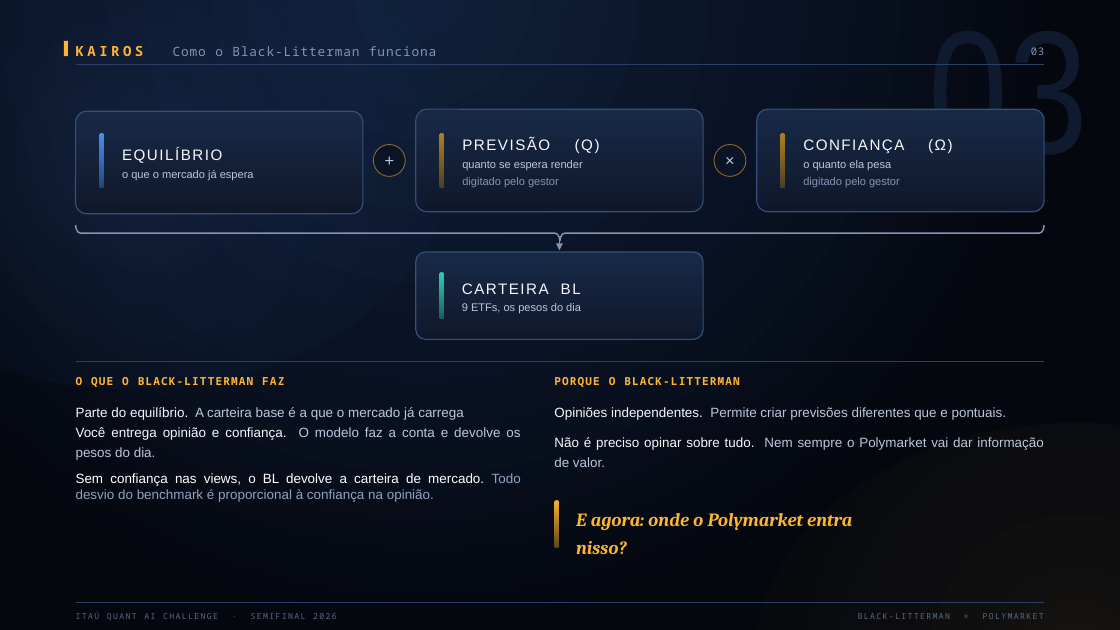
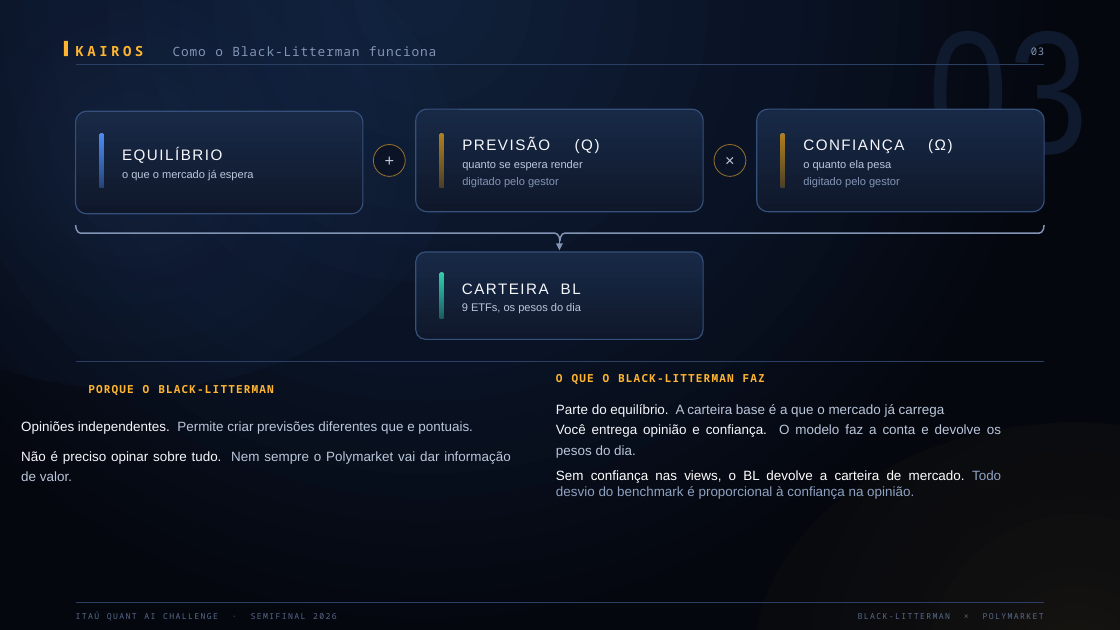
Before and after one commit to liahaller/Desafio-Quant-Itau, a slide deck: slide 6 of Final/fianl.pptx (slide 5 before the commit). Drawn at 1120x630 pixels with LibreOffice and Linux fonts; fonts in the diff are those of the drawing. Boxes give left, top, right and bottom in pixels: in the first picture for what was removed or moved away, otherwise in the second. Text is boxed around its words. In the diff, an @@ line names an element or a change of style, - is before the commit and + after.

```diff
--- a/Final/fianl.pptx
+++ b/Final/fianl.pptx
@@ text "PORQUE O BLACK-LITTERMAN" rewrapped from [609, 377, 616, 385] to [88, 385, 274, 395] @@
@@ text "O QUE O BLACK-LITTERMAN FAZ" rewrapped from [76, 377, 284, 387] to [556, 374, 610, 382] @@
@@ text "Opiniões independentes. Permite criar previsões ...": place and size @@
-text "Opiniões independentes. Permite criar previsões ..." at [554, 407, 1043, 467]
+text "Opiniões independentes. Permite criar previsões ..." at [21, 421, 510, 481]
@@ text "Parte do equilíbrio. A carteira ...": place and size @@
-text "Parte do equilíbrio. A carteira ..." at [76, 407, 521, 502]
+text "Parte do equilíbrio. A carteira ..." at [556, 404, 1001, 499]
@@ rounded rectangle removed at [555, 501, 559, 548] @@
@@ text removed at [576, 513, 852, 554] @@
-E agora: onde o Polymarket entra nisso?
```
Also in this commit, not shown: 3 other slides changed, 23 slides added, 15 slides removed.
